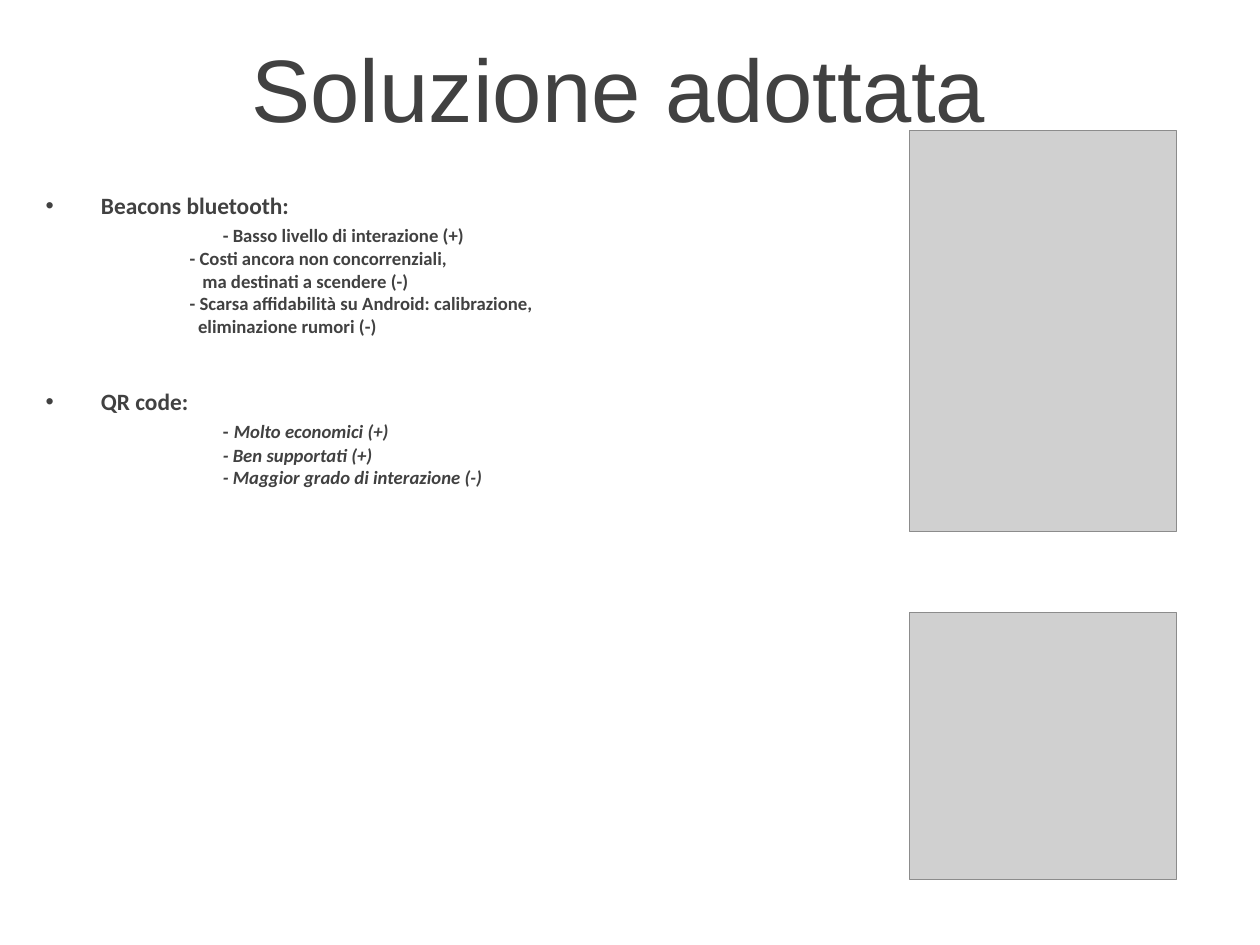
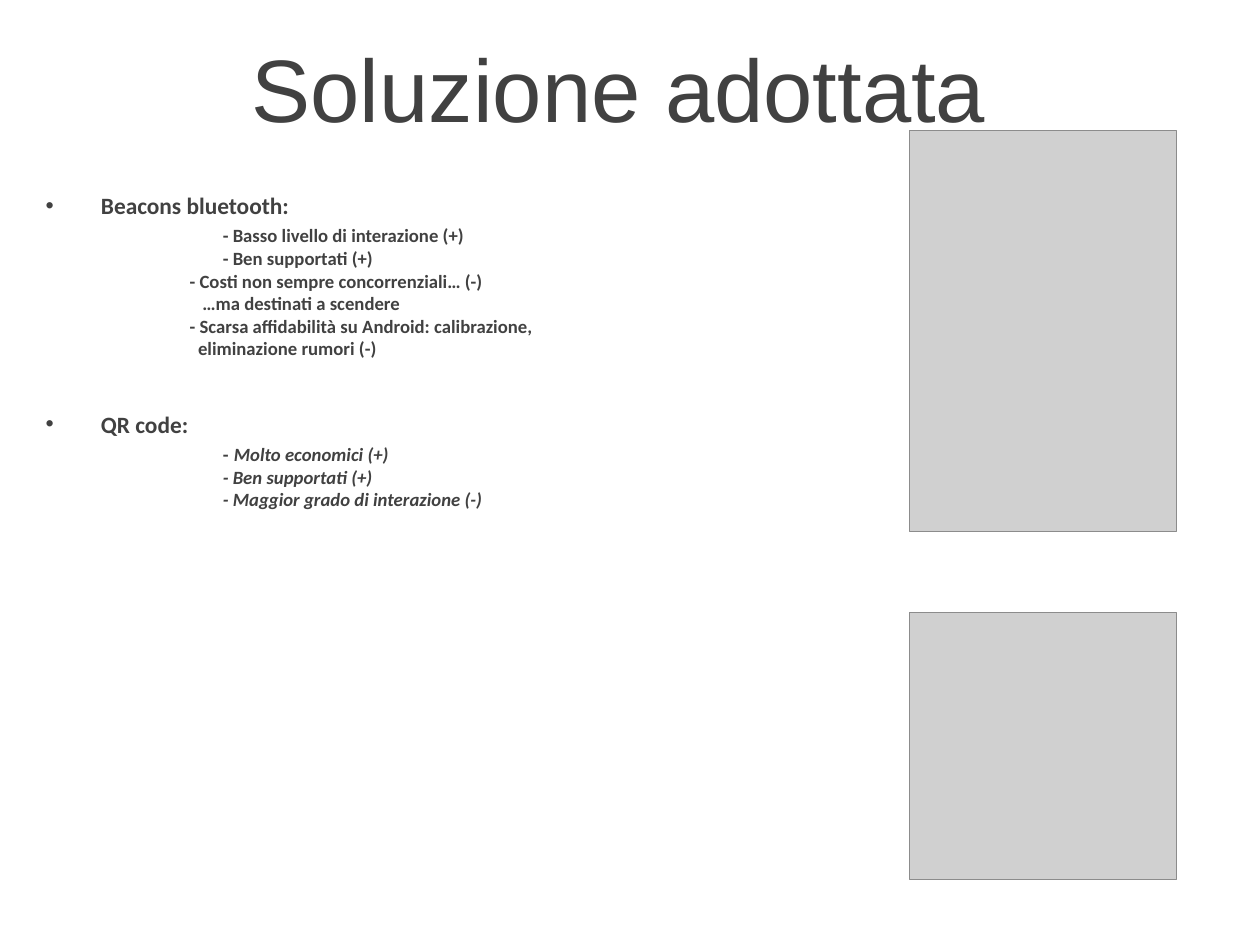
Before and after one commit to delchiaro/beaconav, a slide deck: slide 6 of documentation/presentazione.ppt. Drawn at 1260x945 pixels with LibreOffice and Linux fonts; fonts in the diff are those of the drawing; grey boxes stand for pictures; background and template pictures are left out. Boxes give left, top, right and bottom in pixels: in the first picture for what was removed or moved away, otherwise in the second. Text is boxed around its words. In the diff, an @@ line names an element or a change of style, - is before the commit and + after.

```diff
--- a/documentation/presentazione.ppt
+++ b/documentation/presentazione.ppt
@@ text at (101, 197, 461, 310): text changed @@
-• Beacons bluetooth:
-  - Basso livello di interazione (+)
-- Costi ancora non concorrenziali,
-ma destinati a scendere (-)
+• Beacons bluetooth:
+  - Basso livello di interazione (+)
+  - Ben supportati (+)
+- Costi non sempre concorrenziali… (-)
+…ma destinati a scendere
```
Also in this commit, not shown: 11 other slides changed, 3 slides added, 2 slides removed, 10 other files.
